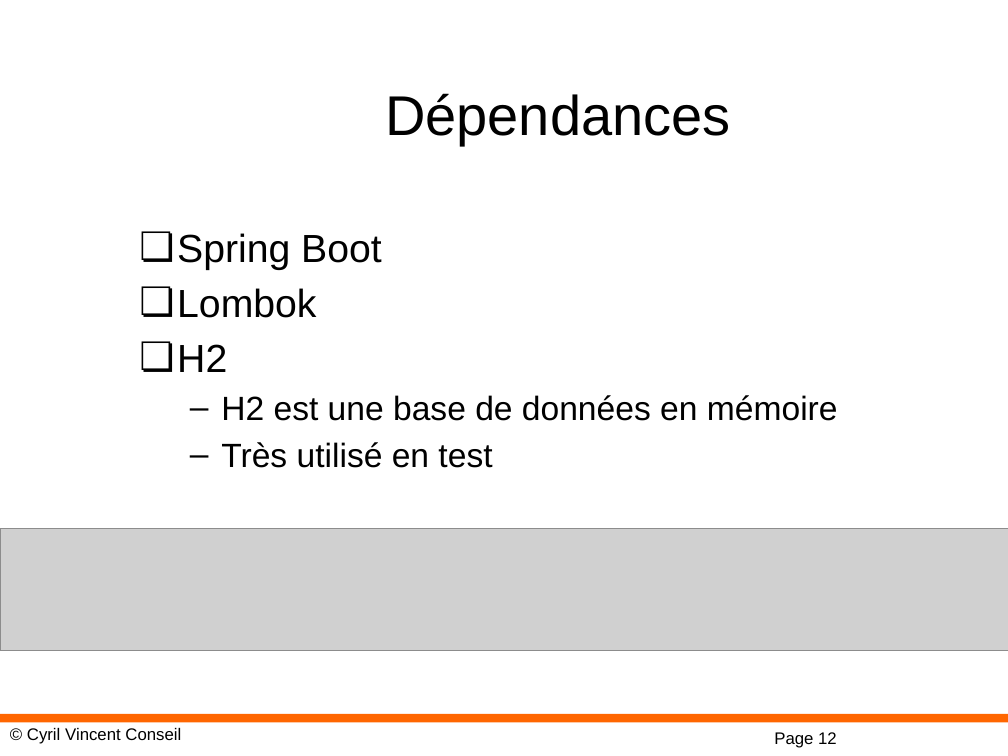
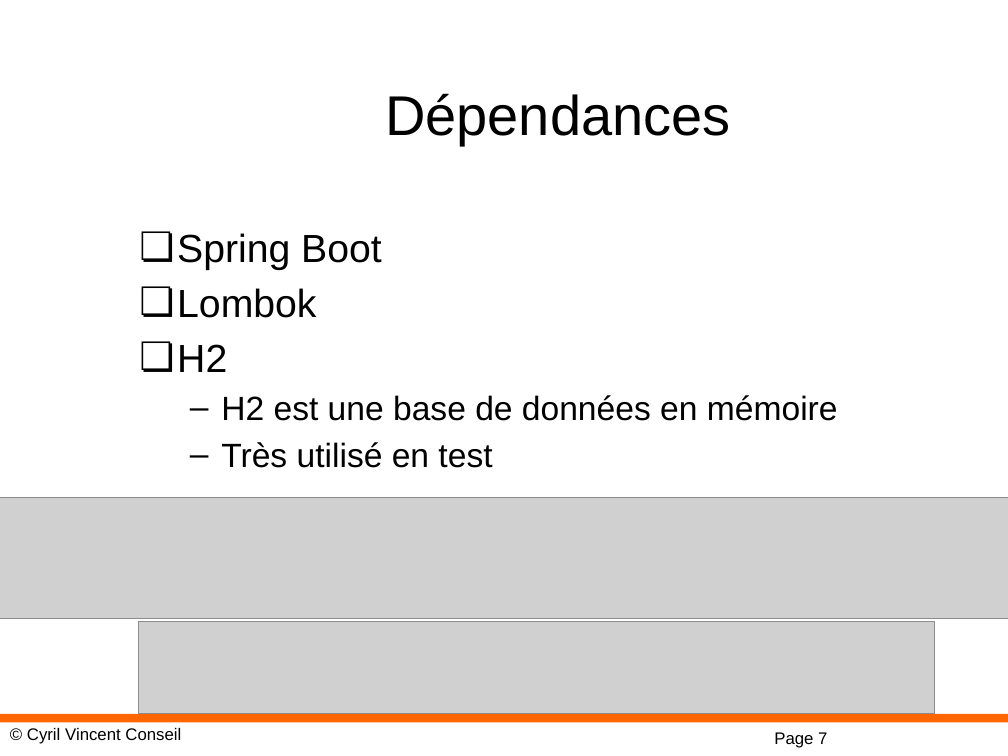
Before and after one commit to cyrilvincent/spring, a slide deck: slide 7 of ppt/Spring-06-SpringJPAH2.pptx (slide 12 before the commit). Drawn at 1008x756 pixels with LibreOffice and Linux fonts; fonts in the diff are those of the drawing; grey boxes stand for pictures; background and template pictures are left out. Boxes give left, top, right and bottom in pixels: in the first picture for what was removed or moved away, otherwise in the second. Text is boxed around its words. In the diff, an @@ line names an element or a change of style, - is before the commit and + after.

```diff
--- a/ppt/Spring-06-SpringJPAH2.pptx
+++ b/ppt/Spring-06-SpringJPAH2.pptx
@@ picture: place and size @@
-picture at [0,529,1008,651]
+picture at [0,497,1008,619]
@@ picture added at [139,622,935,715] @@
@@ page number at [774,732,827,748]: text changed @@
-Page 12
+Page 7
```
Also in this commit, not shown: 1 other slide changed, 5 slides removed, 32 other files.
